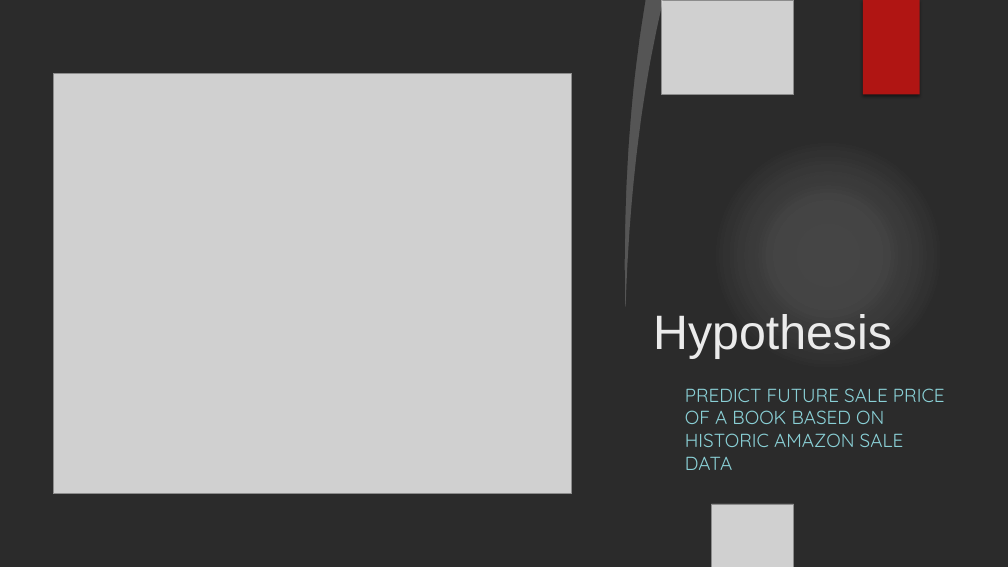
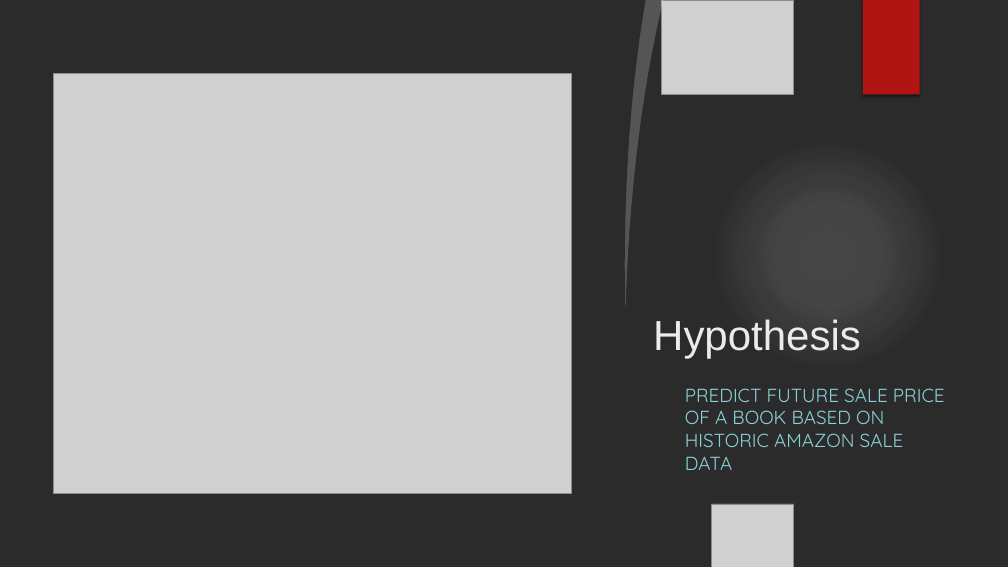
Before and after one commit to georgetown-analytics/Booksville, a slide deck: slide 5 of presentation/Booksville Presentation.pptx. Drawn at 1008x567 pixels with LibreOffice and Linux fonts; fonts in the diff are those of the drawing; grey boxes stand for pictures; background and template pictures are left out; a plain dark background stands for a picture behind light text. Boxes give left, top, right and bottom in pixels: in the first picture for what was removed or moved away, otherwise in the second. Text is boxed around its words. In the diff, an @@ line names an element or a change of style, - is before the commit and + after.

```diff
--- a/presentation/Booksville Presentation.pptx
+++ b/presentation/Booksville Presentation.pptx
@@ title "Hypothesis" at bbox=[653, 319, 861, 359]: size 46 to 40 pt @@
```
Also in this commit, not shown: 16 other slides changed.
